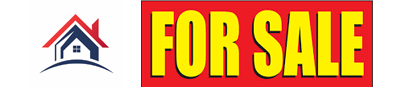
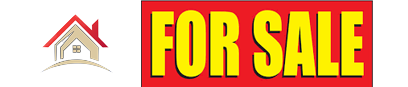
Layers edited between the first and the second 408×87 image:
added layer "light" above "Layer 2" over [39, 13, 114, 74]
hid "Layer 2" over [39, 13, 114, 74]
hid "Background" over [39, 0, 373, 87]